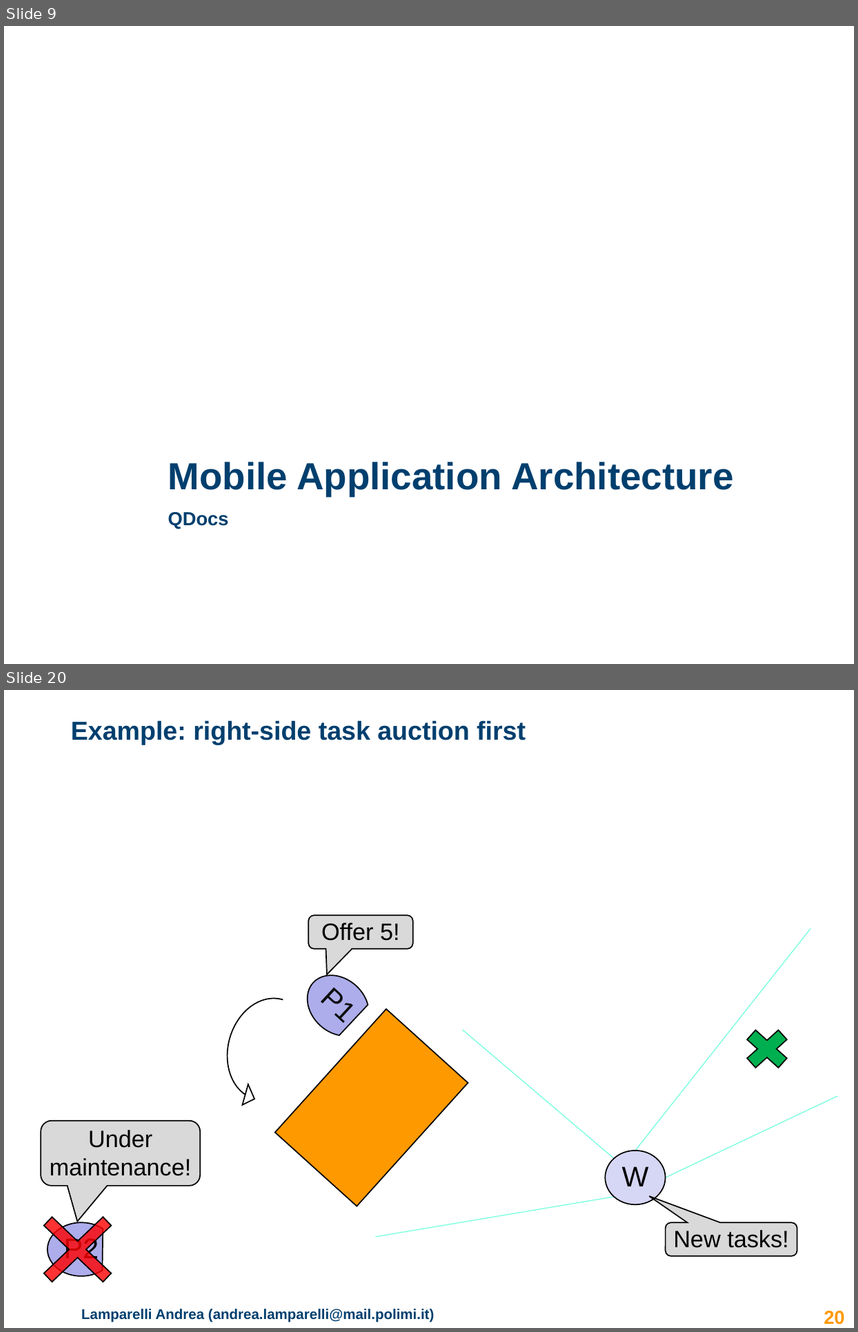
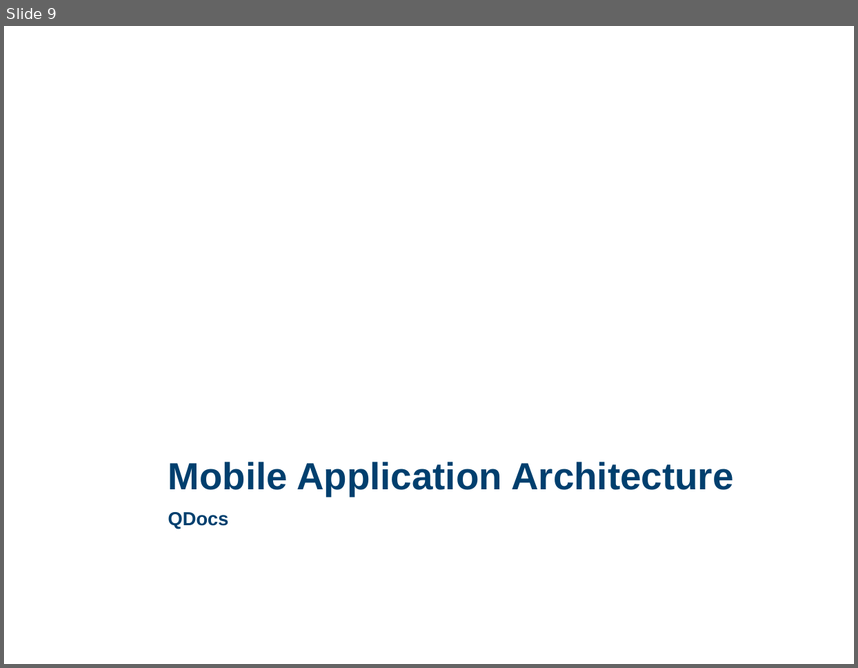
Before and after one commit to lampajr/QDocs, a slide deck: documentation/presentation_qdocs.pptx. Shown one above the other, each under a label of ours: slides 9 and 20 before the commit, slide 9 after it; the slides between them are not shown. The pictures are 858x1332 and 858x668 pixels, drawn with LibreOffice and Linux fonts; fonts in the diff are those of the drawing; background and template pictures are left out. Boxes give left, top, right and bottom in pixels: in the first picture for what was removed or moved away, otherwise in the second. Text is boxed around its words. In the diff, an @@ line names an element or a change of style, - is before the commit and + after.

```diff
--- a/documentation/presentation_qdocs.pptx
+++ b/documentation/presentation_qdocs.pptx
@@ slide 20 removed at bbox=[4, 690, 854, 1328], background #FFFFFF @@
@@ title removed at bbox=[71, 720, 526, 745] @@
-Example: right-side task auction first
@@ rounded speech box removed at bbox=[308, 915, 413, 949] @@
-Offer 5!
@@ line removed from (635, 1150) to (811, 929) @@
@@ chord (boxed as its full ellipse) removed at bbox=[295, 963, 381, 1049] @@
-P1
@@ curved right arrow removed at bbox=[213, 989, 282, 1109] @@
@@ rectangle removed at bbox=[276, 1008, 468, 1205] @@
@@ line removed from (615, 1159) to (462, 1029) @@
@@ cross removed at bbox=[737, 1021, 797, 1076] @@
@@ line removed from (665, 1177) to (837, 1096) @@
@@ rounded speech box removed at bbox=[41, 1120, 199, 1185] @@
-Under maintenance!
@@ ellipse removed at bbox=[605, 1150, 665, 1204] @@
-W
@@ cross removed at bbox=[21, 1195, 135, 1303] @@
@@ line removed from (615, 1196) to (375, 1236) @@
@@ chord (boxed as its full ellipse) removed at bbox=[47, 1222, 115, 1276] @@
-P2
@@ rounded speech box removed at bbox=[665, 1222, 797, 1255] @@
-New tasks!
@@ text removed at bbox=[81, 1308, 434, 1322] @@
-Lamparelli Andrea (andrea.lamparelli@mail.polimi.it)
@@ page number removed at bbox=[824, 1310, 844, 1324] @@
-20
```
Also in this commit, not shown: 2 slides changed, 9 slides added, 13 other slides removed.
